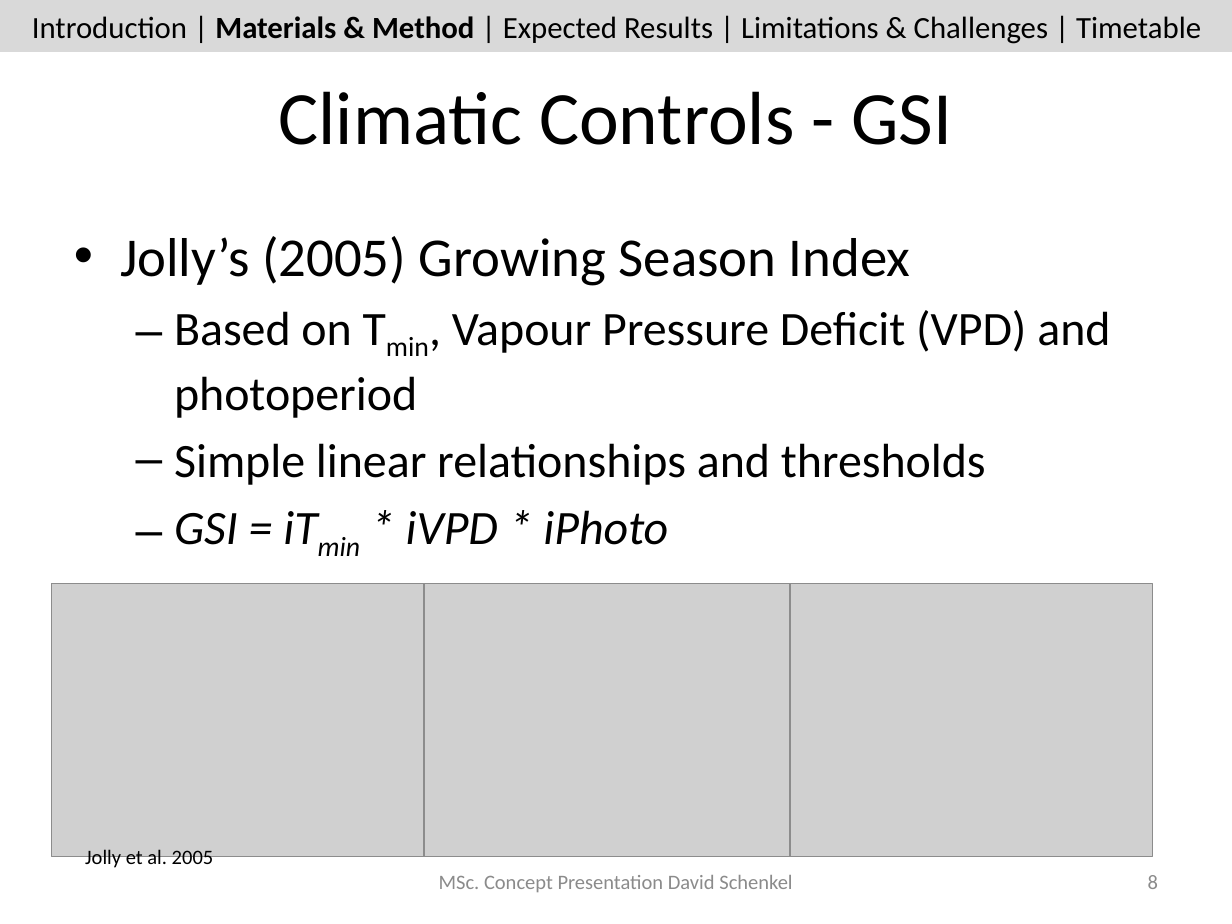
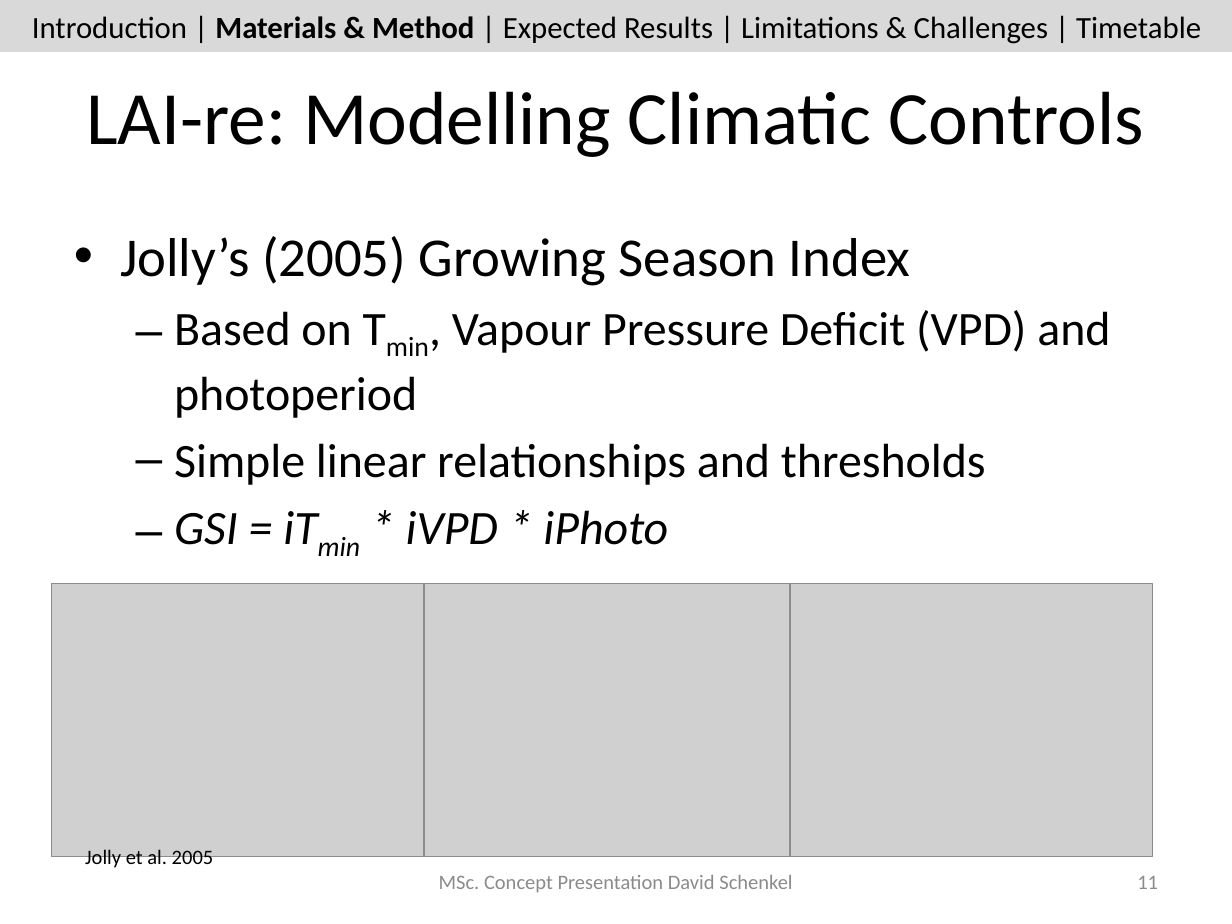
Before and after one commit to dschenkel/geo511, a slide deck: slide 11 of concept_presentation.pptx (slide 8 before the commit). Drawn at 1232x924 pixels with LibreOffice and Linux fonts; fonts in the diff are those of the drawing; grey boxes stand for pictures. Boxes give left, top, right and bottom in pixels: in the first picture for what was removed or moved away, otherwise in the second. Text is boxed around its words. In the diff, an @@ line names an element or a change of style, - is before the commit and + after.

```diff
--- a/concept_presentation.pptx
+++ b/concept_presentation.pptx
@@ title at (x1=86, y1=91, x2=1144, y2=157): text changed @@
-Climatic Controls - GSI
+LAI-re: Modelling Climatic Controls
@@ page number at (x1=1137, y1=876, x2=1158, y2=889): text changed @@
-8
+11
```
Also in this commit, not shown: 11 other slides changed, 3 slides added, 3 other files.
